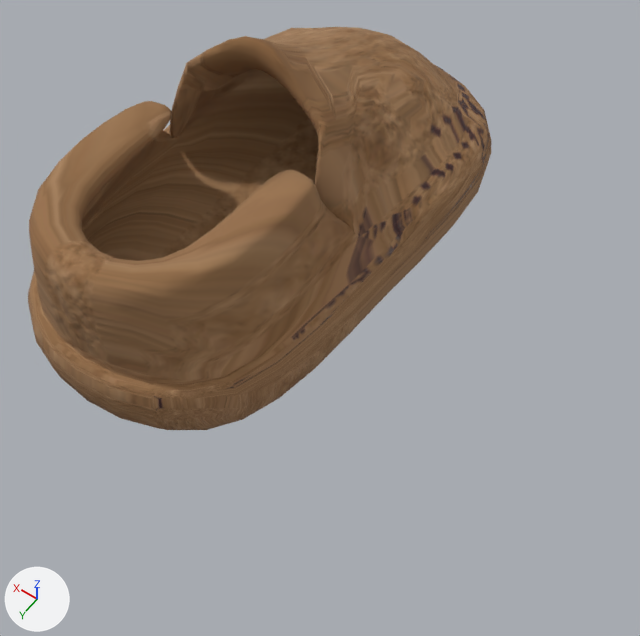
An edit to the glTF model public/assets/oneMoc/oneMoc.glb, drawn before and after from the same camera.
Rendered twice from a camera (50 mm lens) standing at (-0.531, 1.092, 1.544) and looking at (0.147, 0.143, 0.051). Lighting does not change. The marker at lower left points along +X, +Y and +Z. Where no turn or scale is listed for an object, it has been applied to the vertices. Vertices at the same position are counted once.
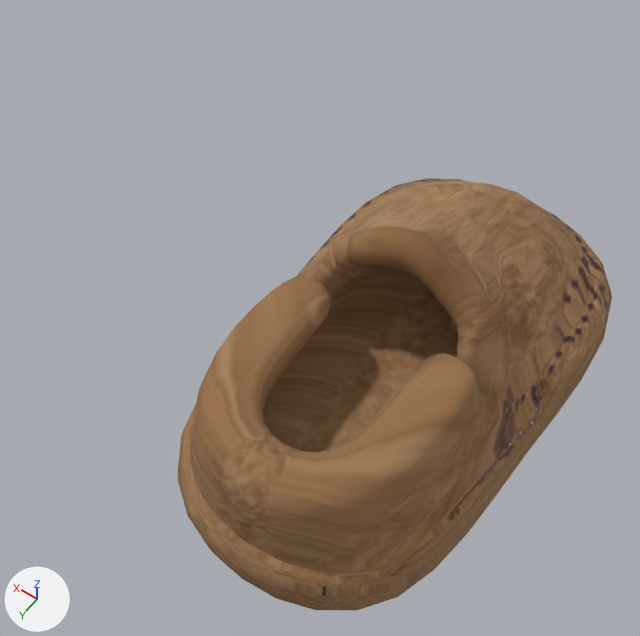
Commit message: fixed Moc

Location of each change, [x1, y1, x2, y2] in pixels of the pictures (640 x 636 px):
'pCube1.001', reshaped, moved (6% narrower, 7% taller)
    before: [28, 27, 492, 430]
    after: [178, 178, 612, 610]
part 1 of me_pcube1, added (brown)
    after: [178, 178, 612, 610]

What changed in the scene script:
```text
Change me_pcube1:
    used by ob_pcube1_001; location = (0.36, 0.0, 0.309)
    remove me_pcube1.from_pydata(...)  # 2983 vertices, 6071 faces; spans x -0.335..0.335, y -0.561..0.611, z -0.301..0.283
    add me_pcube1.from_pydata(...)  # 6012 vertices, 12252 faces; spans x -0.353..0.353, y -0.579..0.63, z -0.319..0.3
    me_pcube1 part 1: a new loose piece of 3030 vertices spanning x -0.353..0.353, y -0.579..0.63, z -0.319..0.3, in mat_lambert2
Change ob_pcube1_001:
    ob_pcube1_001.location: (0.36, 0.0, 0.309) -> (0.0, 0.0, 0.0)
```
